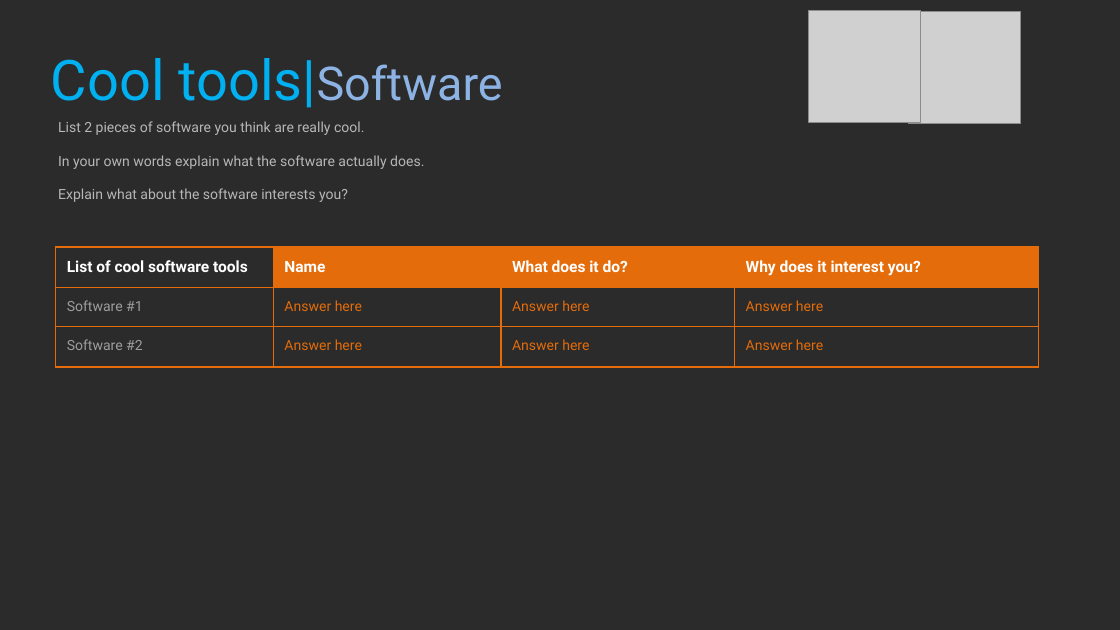
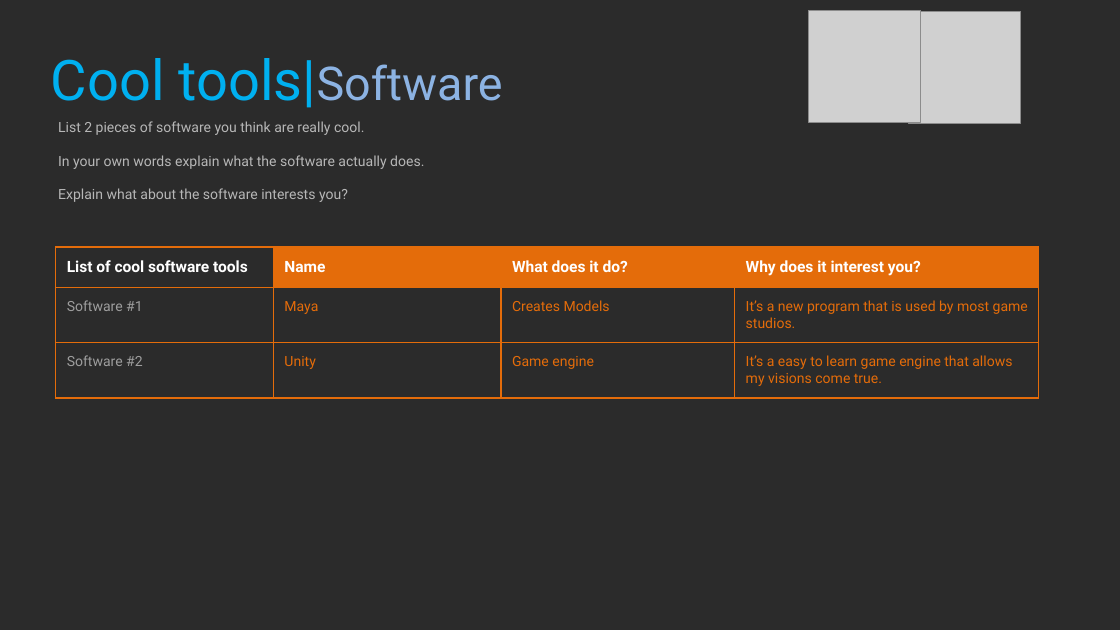
Before and after one commit to ApprovalG/Project_Sleuth, a slide deck: slide 14 of Game Design Workbook.pptx. Drawn at 1120x630 pixels with LibreOffice and Linux fonts; fonts in the diff are those of the drawing; grey boxes stand for pictures; background and template pictures are left out; a plain dark background stands for a picture behind light text. Boxes give left, top, right and bottom in pixels: in the first picture for what was removed or moved away, otherwise in the second. Text is boxed around its words. In the diff, an @@ line names an element or a change of style, - is before the commit and + after.

```diff
--- a/Game Design Workbook.pptx
+++ b/Game Design Workbook.pptx
@@ table at bbox=[56, 246, 1039, 400] @@
-row 2: Software #1 | Answer here | Answer here | Answer here
+row 2: Software #1 | Maya | Creates Models | It’s a new program that is used by most game studios.
-row 3: Software #2 | Answer here | Answer here | Answer here
+row 3: Software #2 | Unity | Game engine | It’s a easy to learn game engine that allows my visions come true.
```
Also in this commit, not shown: 7 other slides changed, 1 other file.
